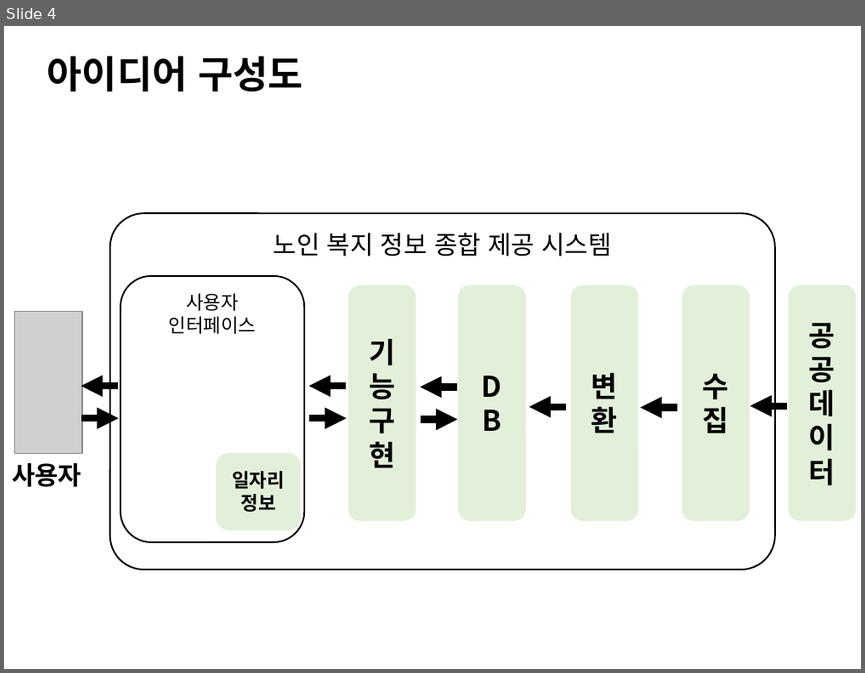
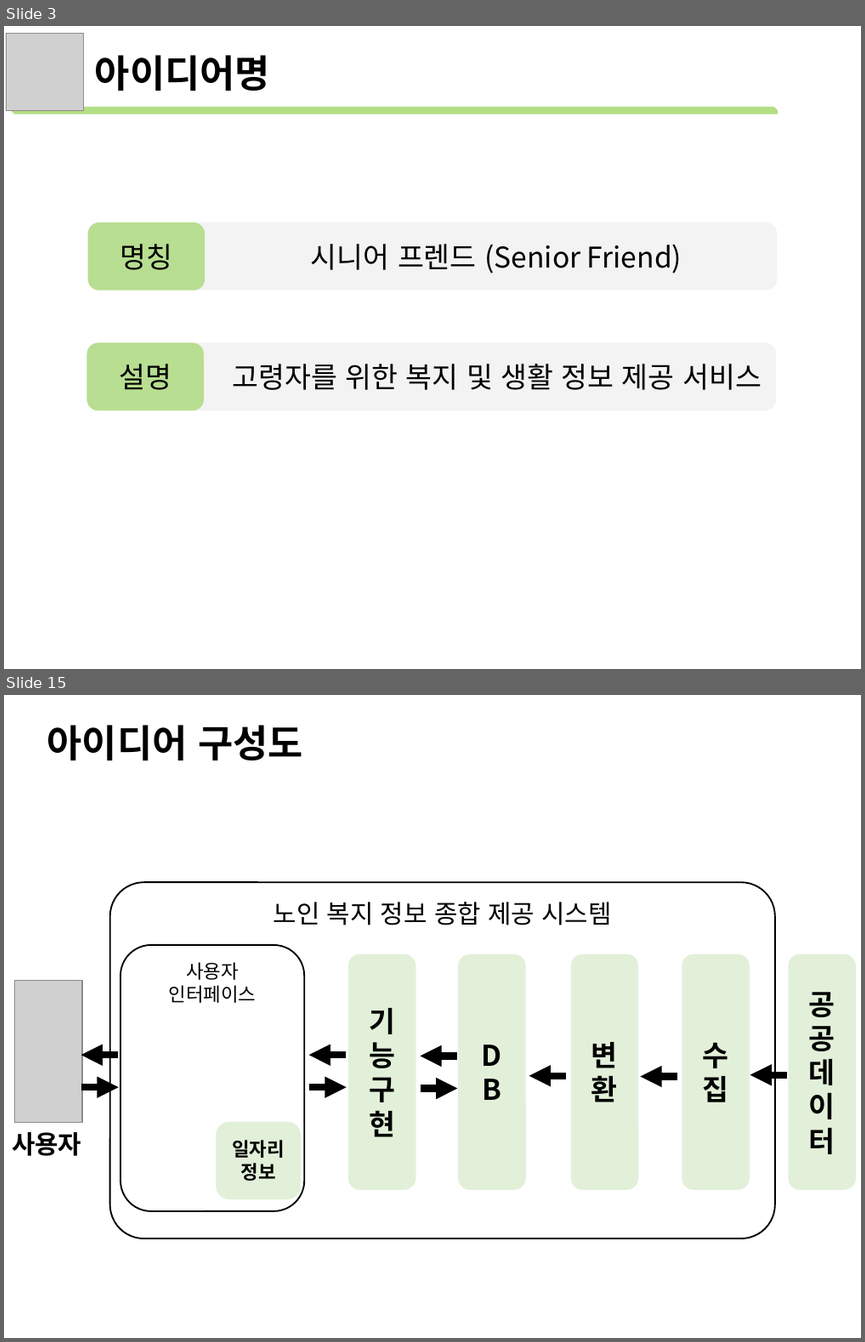
Before and after one commit to lejasa/2022PublicDataServiceProject_NIA, a slide deck: 아이디어제안서.pptx. Shown one above the other, each under a label of ours: slide 4 before the commit, slides 3 and 15 after it; the slides between them are not shown. The pictures are 865x673 and 865x1342 pixels, drawn with LibreOffice and Linux fonts; fonts in the diff are those of the drawing; grey boxes stand for pictures. Boxes give left, top, right and bottom in pixels: in the first picture for what was removed or moved away, otherwise in the second. Text is boxed around its words. In the diff, an @@ line names an element or a change of style, - is before the commit and + after.

```diff
--- a/아이디어제안서.pptx
+++ b/아이디어제안서.pptx
@@ slide 3 added at (x1=4, y1=26, x2=861, y2=669), background #FFFFFF @@
@@ picture added at (x1=7, y1=33, x2=84, y2=110) @@
@@ text added at (x1=95, y1=55, x2=270, y2=91), 24 pt, text #000000, bold @@
+아이디어명
@@ snip diag rect added at (x1=11, y1=107, x2=778, y2=115), fill #92D050 at 70% opacity @@
@@ rounded rectangle added at (x1=87, y1=222, x2=777, y2=290), fill #D9D9D9 at 30% opacity, 18 pt, text #000000 @@
+시니어 프렌드 (Senior Friend)
@@ rounded rectangle added at (x1=87, y1=222, x2=204, y2=290), fill #92D050 at 60% opacity, 18 pt, text #000000 @@
+명칭
@@ rounded rectangle added at (x1=87, y1=342, x2=777, y2=410), fill #D9D9D9 at 30% opacity, 18 pt, text #000000 @@
+고령자를 위한 복지 및 생활 정보 제공 서비스
@@ rounded rectangle added at (x1=87, y1=342, x2=204, y2=410), fill #92D050 at 60% opacity, 18 pt, text #000000 @@
+설명
@@ what was slide 4 is now slide 15 @@
```
Also in this commit, not shown: 11 other slides added, 1 slide removed, 5 other files.
